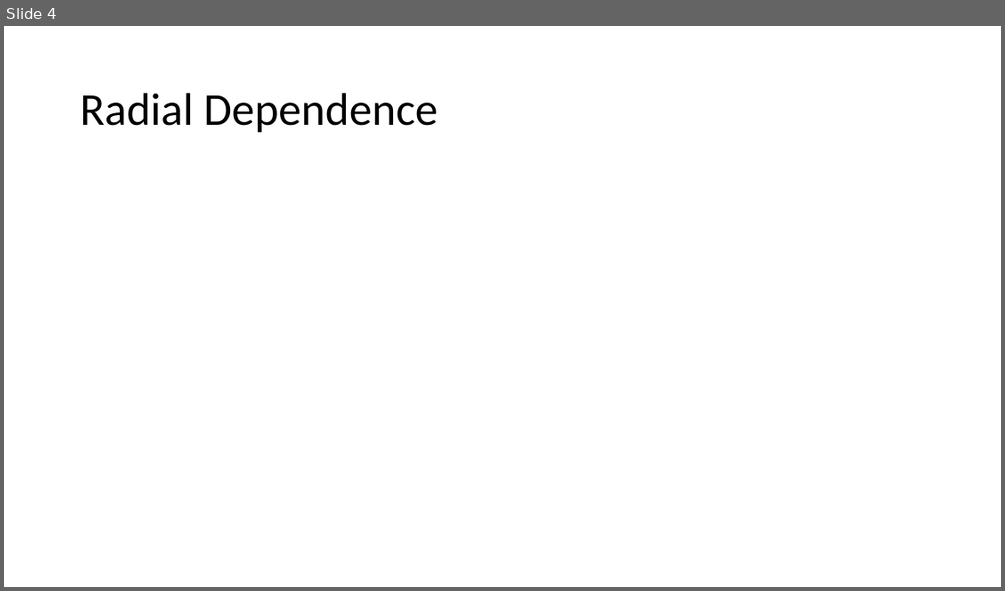
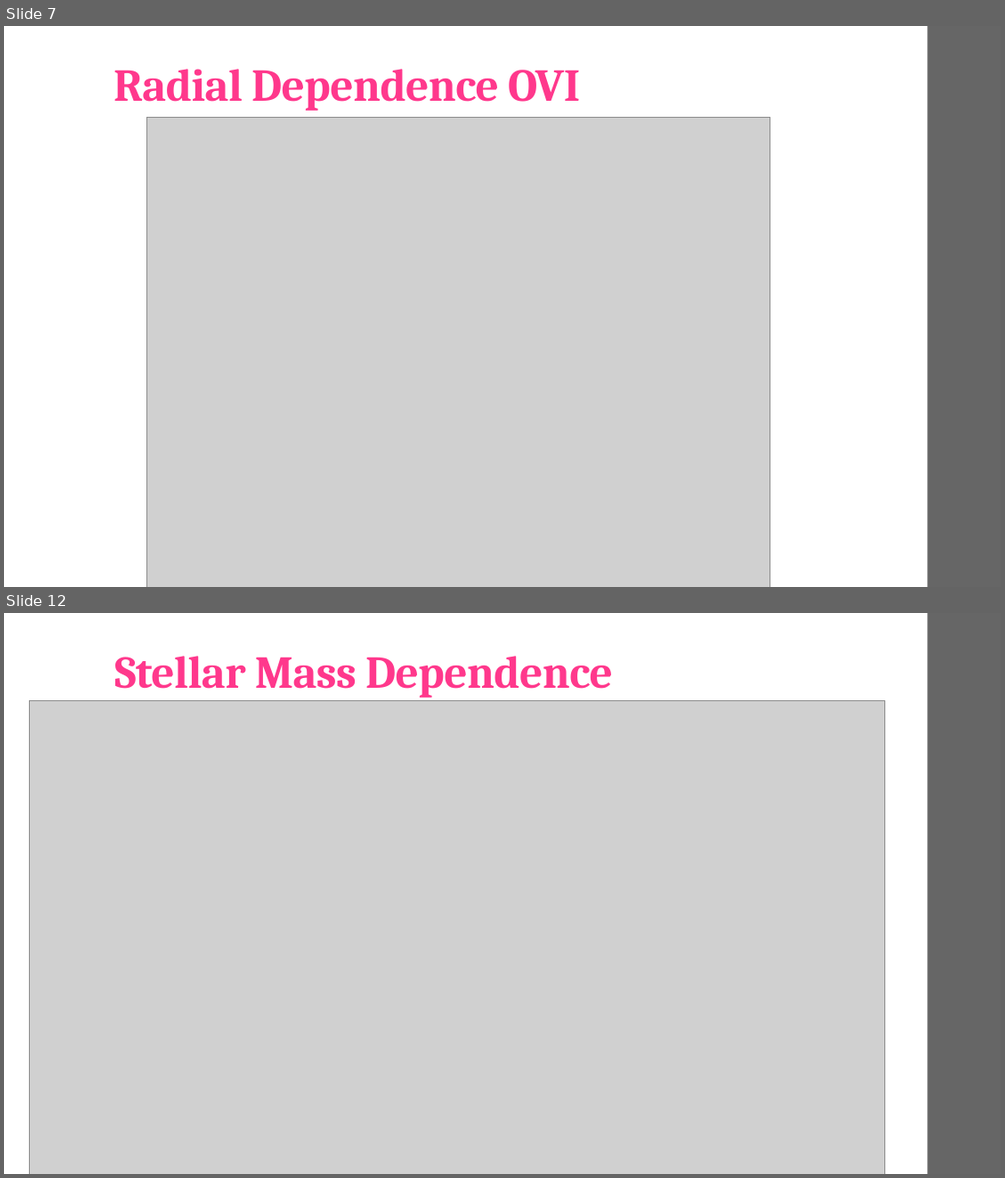
Before and after one commit to brockparker/Research, a slide deck: CGM/CGM_Group_20240329.pptx. Shown one above the other, each under a label of ours: slide 4 before the commit, slides 7 and 12 after it; the slides between them are not shown. The pictures are 1005x591 and 1005x1178 pixels, drawn with LibreOffice and Linux fonts; fonts in the diff are those of the drawing; grey boxes stand for pictures. Boxes give left, top, right and bottom in pixels: in the first picture for what was removed or moved away, otherwise in the second. Text is boxed around its words. In the diff, an @@ line names an element or a change of style, - is before the commit and + after.

```diff
--- a/CGM/CGM_Group_20240329.pptx
+++ b/CGM/CGM_Group_20240329.pptx
@@ slide 12 added at (x1=4, y1=613, x2=1001, y2=1174), background #FFFFFF; not listed: 1 template element that a slide beside it also shows @@
@@ title added at (x1=114, y1=656, x2=613, y2=698), 44 pt, text #FF388C, bold @@
+Stellar Mass Dependence
@@ picture added at (x1=30, y1=700, x2=885, y2=1174) @@
@@ what was slide 4 is now slide 7 @@
@@ slide 7 changed as well @@
@@ title "Radial Dependence OVI" at (x1=113, y1=69, x2=580, y2=111): vertical alignment middle to bottom @@
@@ rectangle added at (x1=928, y1=26, x2=1001, y2=587), fill #666666 @@
@@ title at (x1=113, y1=69, x2=580, y2=111): text changed; font Calibri to Cambria; text colour #000000 to #FF388C; bold on @@
-Radial Dependence
+Radial Dependence OVI
@@ picture added at (x1=146, y1=118, x2=770, y2=587) @@
```
Also in this commit, not shown: 1 other slide changed, 12 other slides added, 4 slides removed.
